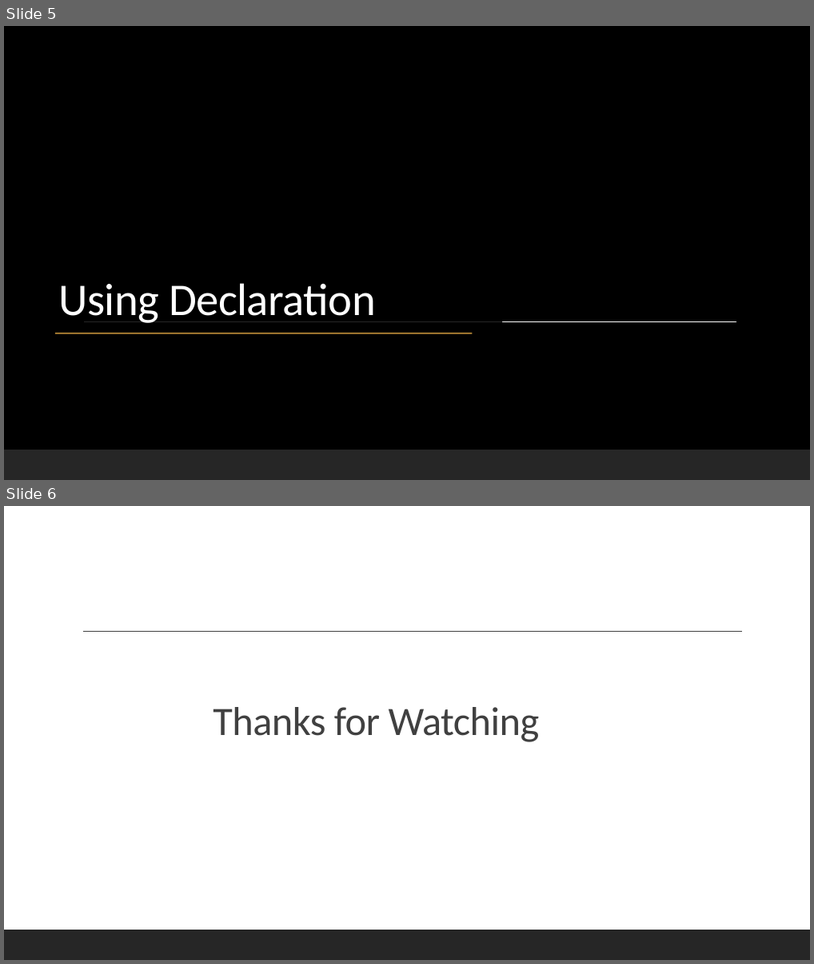
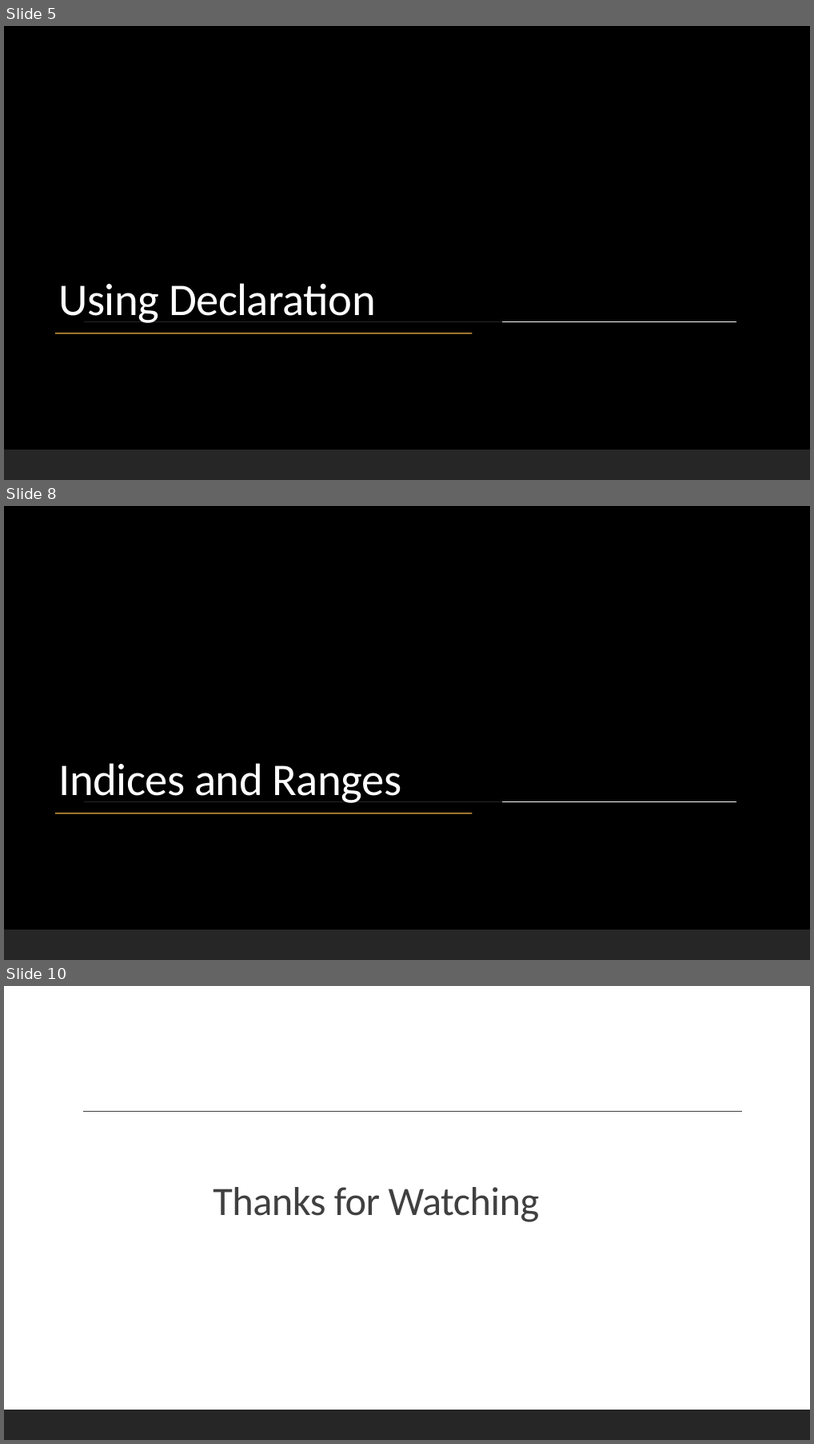
Before and after one commit to picoage/CSharp8Features, a slide deck: C# 8 Features.pptx. Shown one above the other, each under a label of ours: slides 5 and 6 before the commit, slides 5, 8 and 10 after it; the slides between them are not shown. The pictures are 814x964 and 814x1444 pixels, drawn with LibreOffice and Linux fonts; fonts in the diff are those of the drawing; background and template pictures are left out. Boxes give left, top, right and bottom in pixels: in the first picture for what was removed or moved away, otherwise in the second. Text is boxed around its words. In the diff, an @@ line names an element or a change of style, - is before the commit and + after.

Commit message:
Index and range added

```diff
--- a/C# 8 Features.pptx
+++ b/C# 8 Features.pptx
@@ slide 8 added at (4,506,810,960), background picture (left out); not listed: 2 template elements that a slide beside it also shows @@
@@ rectangle added at (4,712,502,875), fill #000000 at 85% opacity @@
@@ title added at (58,763,402,803), 54 pt, text #FFFFFF @@
+Indices and Ranges
@@ line added from (55, 813) to (472, 813), #CE993E 1.5 pt @@
@@ rectangle added at (4,929,810,960), fill #262626 at 95% opacity @@
@@ what was slide 6 is now slide 10 @@
```
Also in this commit, not shown: 3 other slides added, 3 other files.
